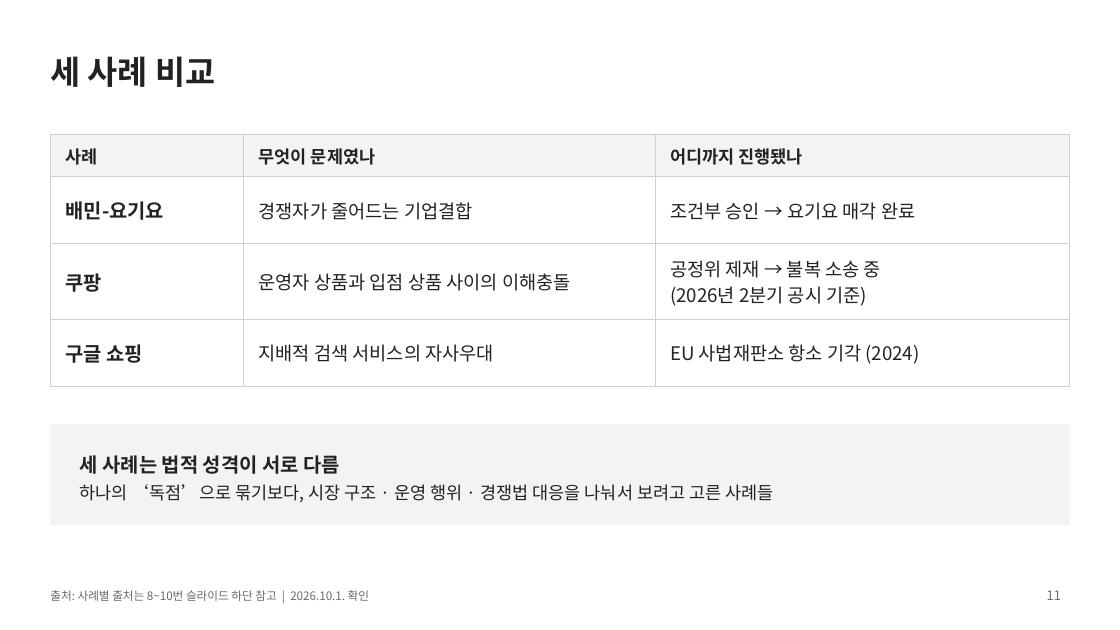
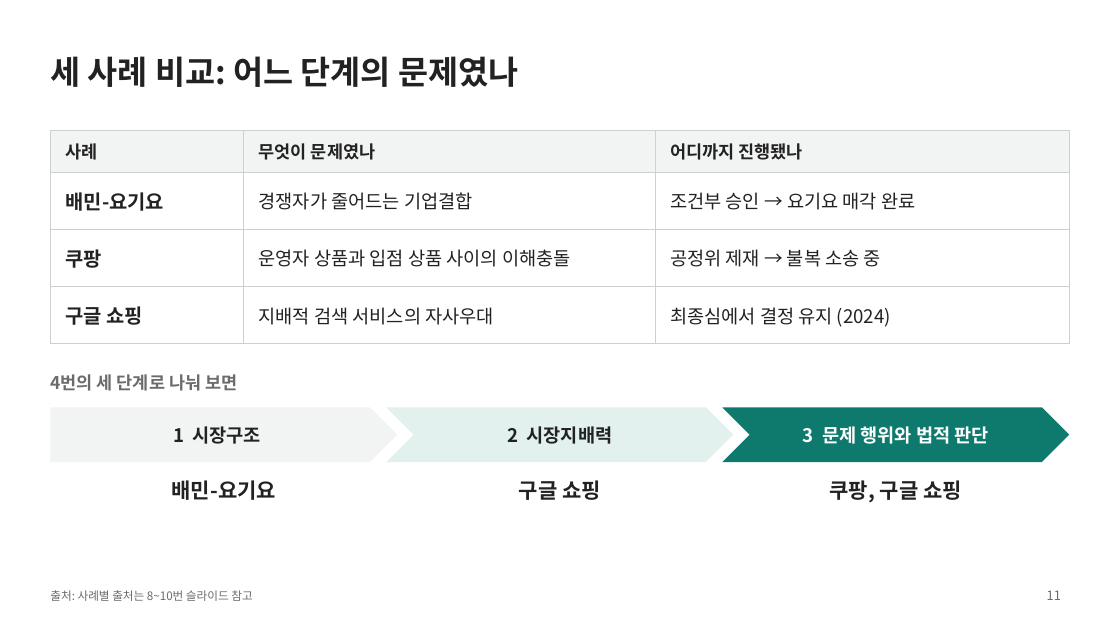
Before and after one commit to noya73305610-coder/-, a slide deck: slide 11 of 플랫폼_독점_발표_수정본.pptx. Drawn at 1120x630 pixels with LibreOffice and Linux fonts; fonts in the diff are those of the drawing. Boxes give left, top, right and bottom in pixels: in the first picture for what was removed or moved away, otherwise in the second. Text is boxed around its words. In the diff, an @@ line names an element or a change of style, - is before the commit and + after.

```diff
--- a/플랫폼_독점_발표_수정본.pptx
+++ b/플랫폼_독점_발표_수정본.pptx
@@ title at [50, 56, 518, 87]: text changed @@
-세 사례 비교
+세 사례 비교: 어느 단계의 문제였나
@@ table at [50, 130, 1070, 331] @@
-row 3, column 3: 공정위 제재 → 불복 소송 중 / (2026년 2분기 공시 기준)
+row 3, column 3: 공정위 제재 → 불복 소송 중
-row 4, column 3: EU 사법재판소 항소 기각 (2024)
+row 4, column 3: 최종심에서 결정 유지 (2024)
@@ table: place and size @@
-table at [50, 134, 1070, 368]
+table at [50, 130, 1070, 331]
@@ text added at [50, 374, 237, 391], 15 pt, text #6B6B6B, bold @@
+4번의 세 단계로 나눠 보면
@@ pentagon arrow added at [50, 408, 397, 462], fill #F2F3F3, 16 pt, text #222222, bold @@
+1 시장구조
@@ chevron added at [386, 408, 734, 462], fill #E3F1EE, 16 pt, text #222222, bold @@
+2 시장지배력
@@ chevron added at [723, 408, 1070, 462], fill #0E7A6D, 16 pt, text #FFFFFF, bold @@
+3 문제 행위와 법적 판단
@@ rectangle removed at [50, 424, 1070, 525] @@
@@ text removed at [80, 455, 773, 502] @@
-세 사례는 법적 성격이 서로 다름
-하나의 ‘독점’으로 묶기보다, 시장 구조 · 운영 행위 · 경쟁법 대응을 나눠서 보려고 고른 사례들
@@ text added at [172, 480, 276, 500], 18 pt, text #222222, bold @@
+배민-요기요
@@ text added at [519, 480, 601, 500], 18 pt, text #222222, bold @@
+구글 쇼핑
@@ text added at [830, 480, 962, 502], 18 pt, text #222222, bold @@
+쿠팡, 구글 쇼핑
@@ text at [50, 590, 252, 601]: text changed @@
-출처: 사례별 출처는 8~10번 슬라이드 하단 참고 | 2026.10.1. 확인
+출처: 사례별 출처는 8~10번 슬라이드 참고
```
Also in this commit, not shown: 13 other slides changed.
